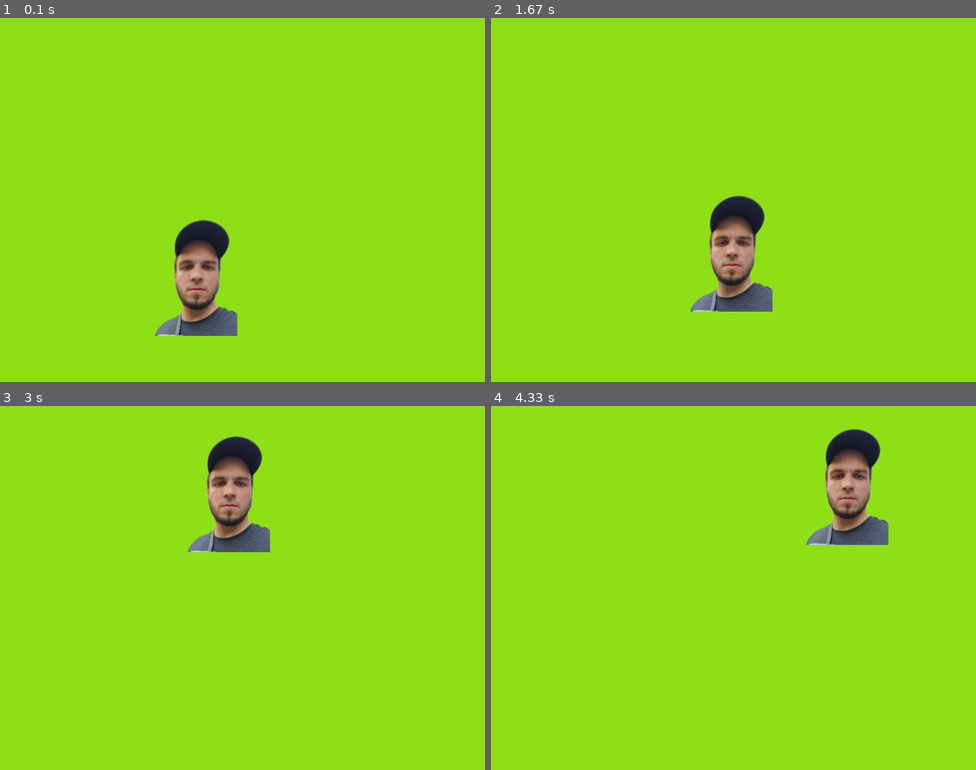
Above: before the commit, frames 1-4 (two rows, left to right).
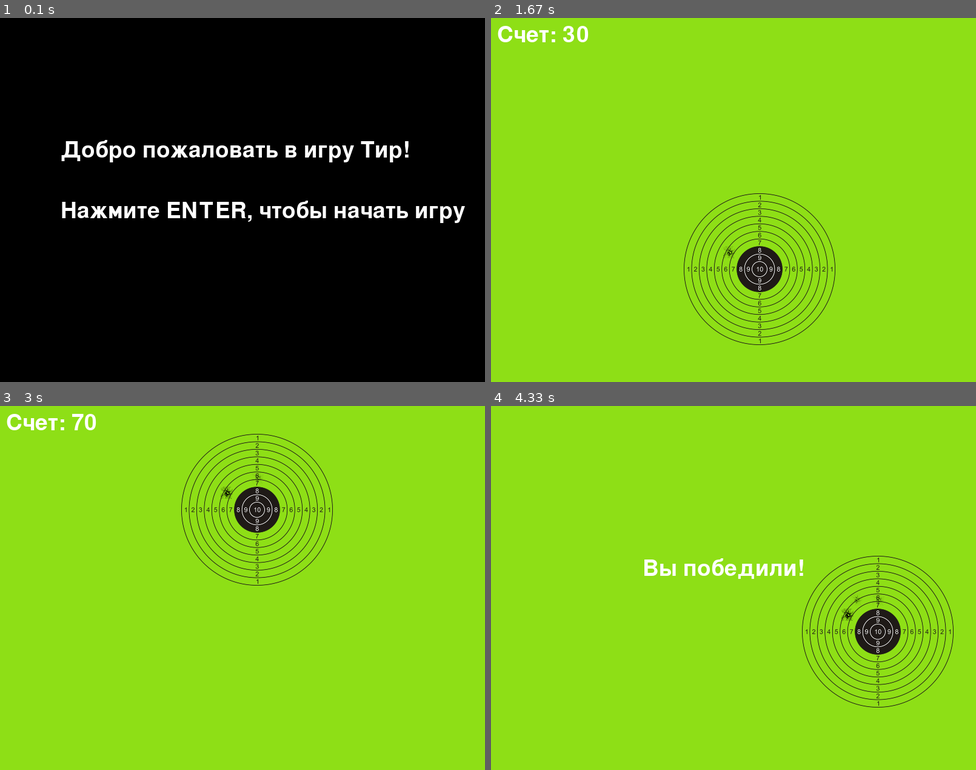
Above: after the commit, the same moments.

Repository: oltyz/pygame
Game: pygame game, started from main.py
Two runs of this game, one before a commit and one after it. Both use one fixed random seed, a clock stepped at 60 frames per second and the inputs below.
Inputs (mouse positions are in pixels of both pictures, inside the frame that each line leads up to):
- Up to frame 1 (0.1 s): no input
- Up to frame 2 (1.67 s): tap Enter at 0.33 s; click (685, 276) at 0.72 s; click (762, 170) at 1.05 s; click (859, 141) at 1.38 s
- Up to frame 3 (3 s): click (237, 638) at 1.72 s; click (252, 489) at 2.05 s; click (276, 697) at 2.38 s; click (339, 558) at 2.72 s
- Up to frame 4 (4.33 s): click (718, 493) at 3.05 s; click (883, 580) at 3.38 s; click (849, 613) at 3.72 s

The runs differ from the first frame. In frame 1, 100% of the frame differs, in the area x 0-100%, y 0-100%; in frame 2, 5.2%; in frame 3, 5.2%; in frame 4, 6.4%.

Commit message:
Версия дополненная

Diff:
--- a/main.py
+++ b/main.py
@@ -3,39 +3,115 @@
 
 pygame.init()
 
+# Параметры экрана
 SCREEN_WIDTH = 800
 SCREEN_HEIGHT = 600
 screen = pygame.display.set_mode((SCREEN_WIDTH, SCREEN_HEIGHT))
+pygame.display.set_caption("Игра Тир")
 
-pygame.display.set_caption("Игра Тир")
+# Иконка игры
 icon = pygame.image.load('image/IMG_3862.JPG')
 pygame.display.set_icon(icon)
 
-
-target_image = pygame.image.load("image/target.png")
+# Изображение мишени
+target_image = pygame.image.load("image/target .png")
 target_width = 150
 target_height = 195
 
+# Изображение выстрела
+shot_image = pygame.image.load("image/shot.png")
+shot_width, shot_height = shot_image.get_size()
 
+# Позиция мишени
 target_x = random.randint(0, SCREEN_WIDTH - target_width)
 target_y = random.randint(0, SCREEN_HEIGHT - target_height)
-color = (random.randint(0,255), random.randint(0,255), random.randint(0,255))
+
+# Цвет фона
+color = (random.randint(0, 255), random.randint(0, 255), random.randint(0, 255))
+
+# Счет игры
+score = 0
+font = pygame.font.SysFont(None, 55)
+
+# Список для хранения относительных координат выстрелов на мишени
+shots = []
 
 
+# Функция для отображения текста
+def show_text(text, x, y):
+    img = font.render(text, True, (255, 255, 255))
+    screen.blit(img, (x, y))
 
+
+# Функция меню игры
+def game_menu():
+    menu = True
+    while menu:
+        screen.fill((0, 0, 0))
+        show_text("Добро пожаловать в игру Тир!", 100, 200)
+        show_text("Нажмите ENTER, чтобы начать игру", 100, 300)
+        pygame.display.update()
+
+        for event in pygame.event.get():
+            if event.type == pygame.QUIT:
+                pygame.quit()
+                quit()
+            if event.type == pygame.KEYDOWN:
+                if event.key == pygame.K_RETURN:
+                    menu = False
+
+
+# Вызов меню перед началом игры
+game_menu()
+
+# Основной цикл игры
 running = True
+
 while running:
     screen.fill(color)
+
+    # Отрисовка мишени
+    screen.blit(target_image, (target_x, target_y))
+
+    # Отрисовка всех выстрелов на мишени
+    for shot in shots:
+        shot_x = target_x + shot[0]  # Абсолютная координата X выстрела
+        shot_y = target_y + shot[1]  # Абсолютная координата Y выстрела
+        screen.blit(shot_image, (shot_x - shot_width // 2, shot_y - shot_height // 2))
+
+    # Обработка событий
     for event in pygame.event.get():
         if event.type == pygame.QUIT:
             running = False
         if event.type == pygame.MOUSEBUTTONDOWN:
             mouse_x, mouse_y = pygame.mouse.get_pos()
+
+            # Проверка попадания по мишени
             if target_x < mouse_x < target_x + target_width and target_y < mouse_y < target_y + target_height:
+                # Рассчитываем относительные координаты выстрела
+                relative_shot_x = mouse_x - target_x
+                relative_shot_y = mouse_y - target_y
+
+                # Добавляем относительные координаты выстрела в список
+                shots.append((relative_shot_x, relative_shot_y))
+
+                # Перемещаем мишень на новое случайное место
                 target_x = random.randint(0, SCREEN_WIDTH - target_width)
                 target_y = random.randint(0, SCREEN_HEIGHT - target_height)
-    screen.blit(target_image, (target_x, target_y))
+
+                # Увеличиваем счет на 10
+                score += 10
+
+                # Проверка условия победы
+                if score >= 100:
+                    show_text("Вы победили!", 250, 250)
+                    pygame.display.update()
+                    pygame.time.delay(2000)
+                    running = False
+
+    # Отображение счета
+    show_text(f"Счет: {score}", 10, 10)
+
     pygame.display.update()
 
-
 pygame.quit()
Binary file added: image/shot.png
Binary file added: image/target .png
Binary file removed: image/target.png
